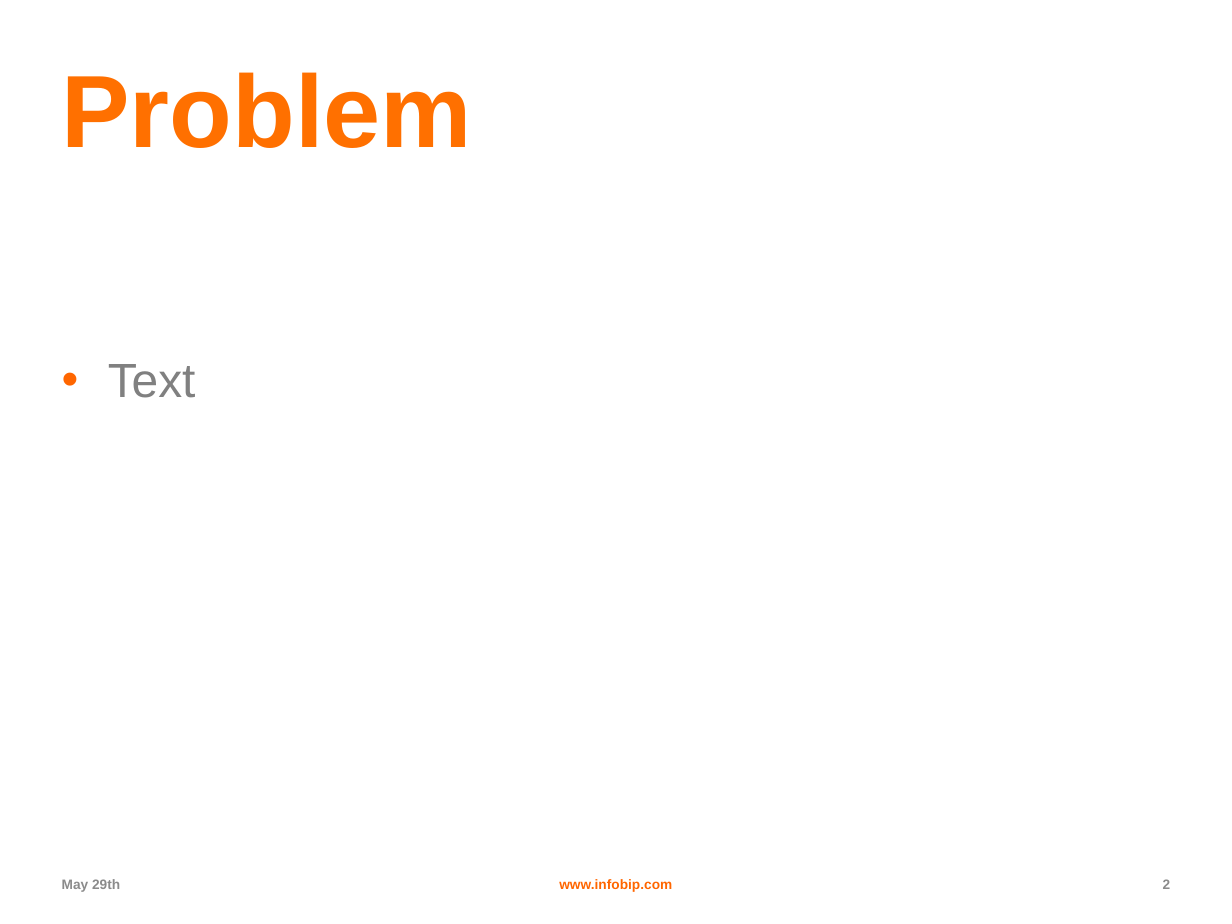
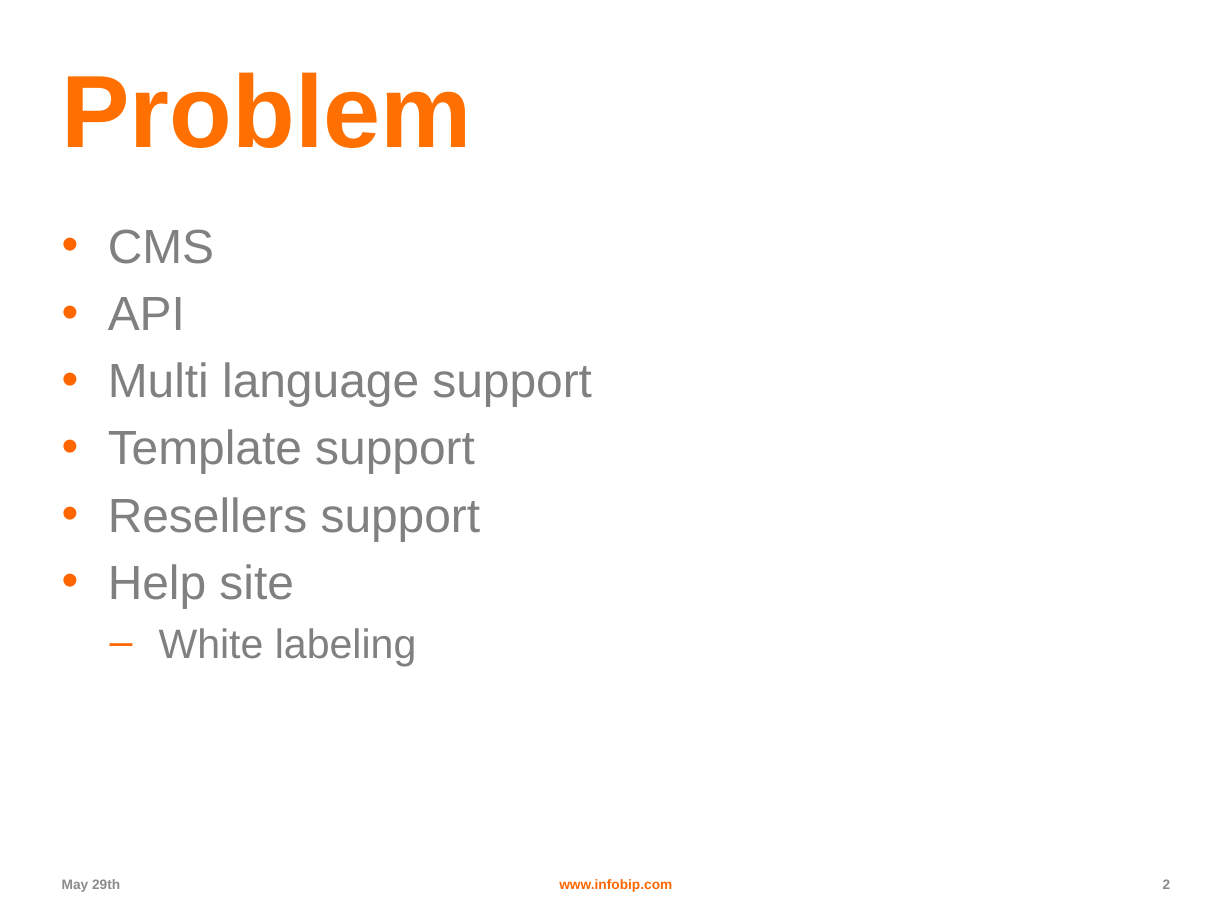
Before and after one commit to dimce011/campus201305, a slide deck: slide 2 of mpayments-help/mpayments-help-repo-rest/src/main/resources/template.pptx. Drawn at 1232x924 pixels with LibreOffice and Linux fonts; fonts in the diff are those of the drawing; background and template pictures are left out. Boxes give left, top, right and bottom in pixels: in the first picture for what was removed or moved away, otherwise in the second. Text is boxed around its words. In the diff, an @@ line names an element or a change of style, - is before the commit and + after.

Commit message:
Problem

```diff
--- a/mpayments-help/mpayments-help-repo-rest/src/main/resources/template.pptx
+++ b/mpayments-help/mpayments-help-repo-rest/src/main/resources/template.pptx
@@ text at box(108, 229, 592, 666): text changed @@
-• Text
+• CMS
+• API
+• Multi language support
+• Template support
+• Resellers support
+• Help site
+  – White labeling
```
